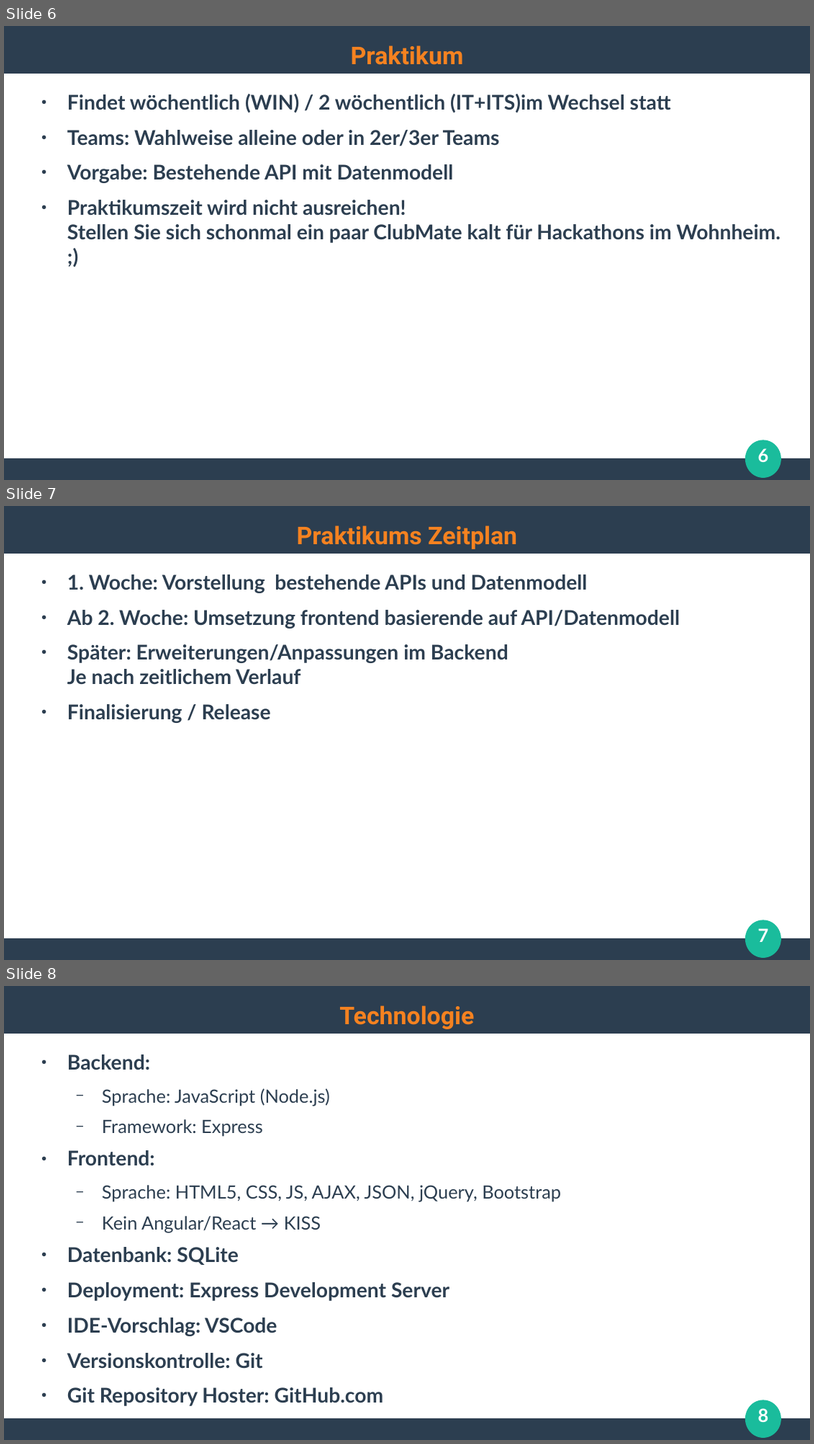
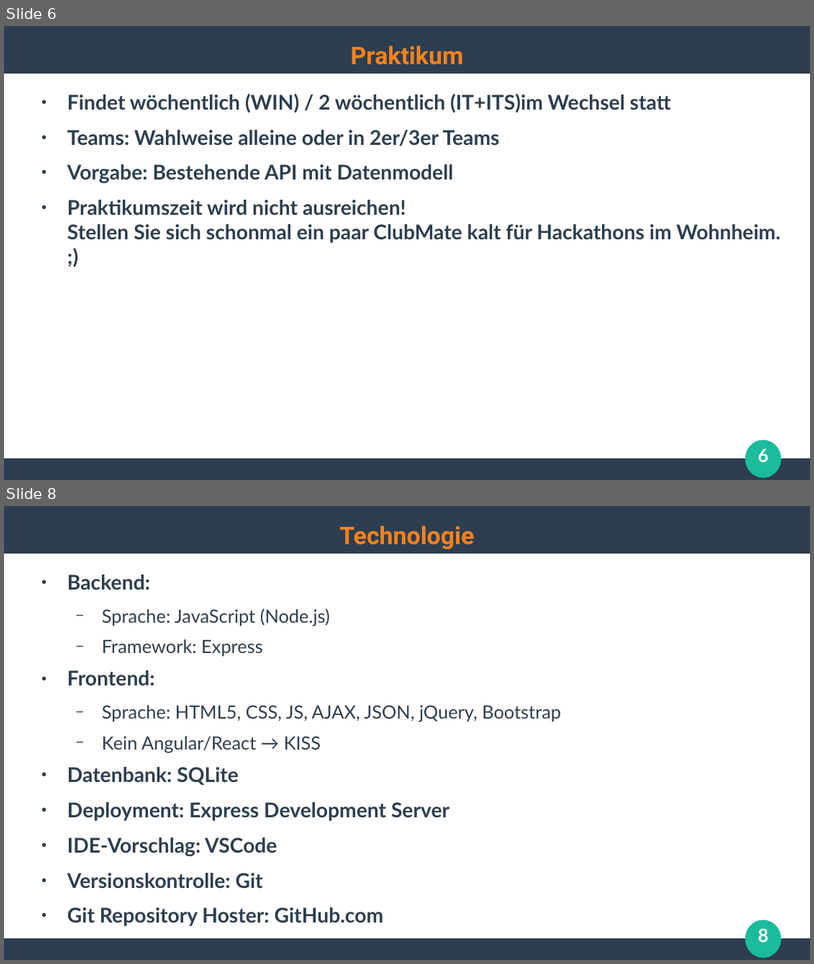
Before and after one commit to ghandmann/HS-AlbSig-WebAnwendungen2, a slide deck: Kapitel/00_Begruessung.odp. Shown one above the other, each under a label of ours: slides 6, 7 and 8 before the commit, slides 6 and 8 after it; the slides between them are not shown. The pictures are 814x1444 and 814x964 pixels, drawn with LibreOffice and Linux fonts; fonts in the diff are those of the drawing. Boxes give left, top, right and bottom in pixels: in the first picture for what was removed or moved away, otherwise in the second. Text is boxed around its words. In the diff, an @@ line names an element or a change of style, - is before the commit and + after.

```diff
--- a/Kapitel/00_Begruessung.odp
+++ b/Kapitel/00_Begruessung.odp
@@ slide 7 removed at (x1=4, y1=506, x2=810, y2=960), background #FFFFFF; not listed: 3 template elements that a slide beside it also shows @@
@@ title removed at (x1=297, y1=525, x2=517, y2=549) @@
-Praktikums Zeitplan
@@ text removed at (x1=67, y1=574, x2=680, y2=723) @@
-● 1. Woche: Vorstellung bestehende APIs und Datenmodell
-● Ab 2. Woche: Umsetzung frontend basierende auf API/Datenmodell
-● Später: Erweiterungen/Anpassungen im Backend
-  Je nach zeitlichem Verlauf
-● Finalisierung / Release
@@ page number removed at (x1=759, y1=928, x2=769, y2=942) @@
-7
```
Also in this commit, not shown: 1 slide changed, 1 slide added.
